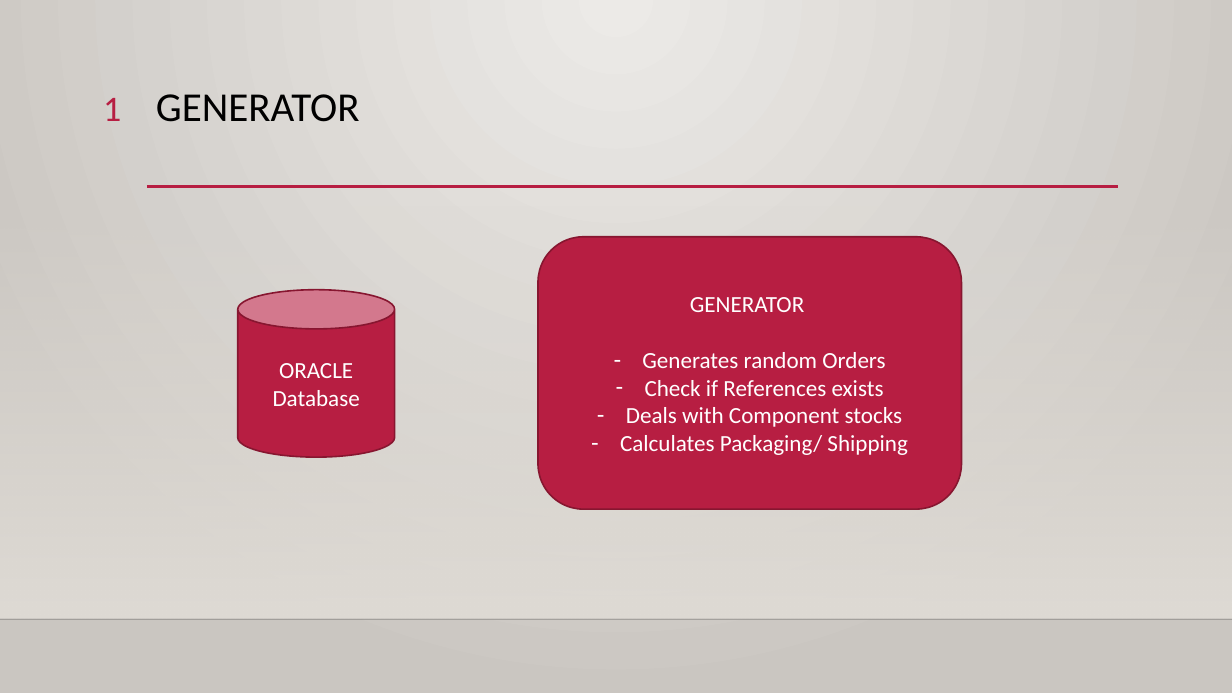
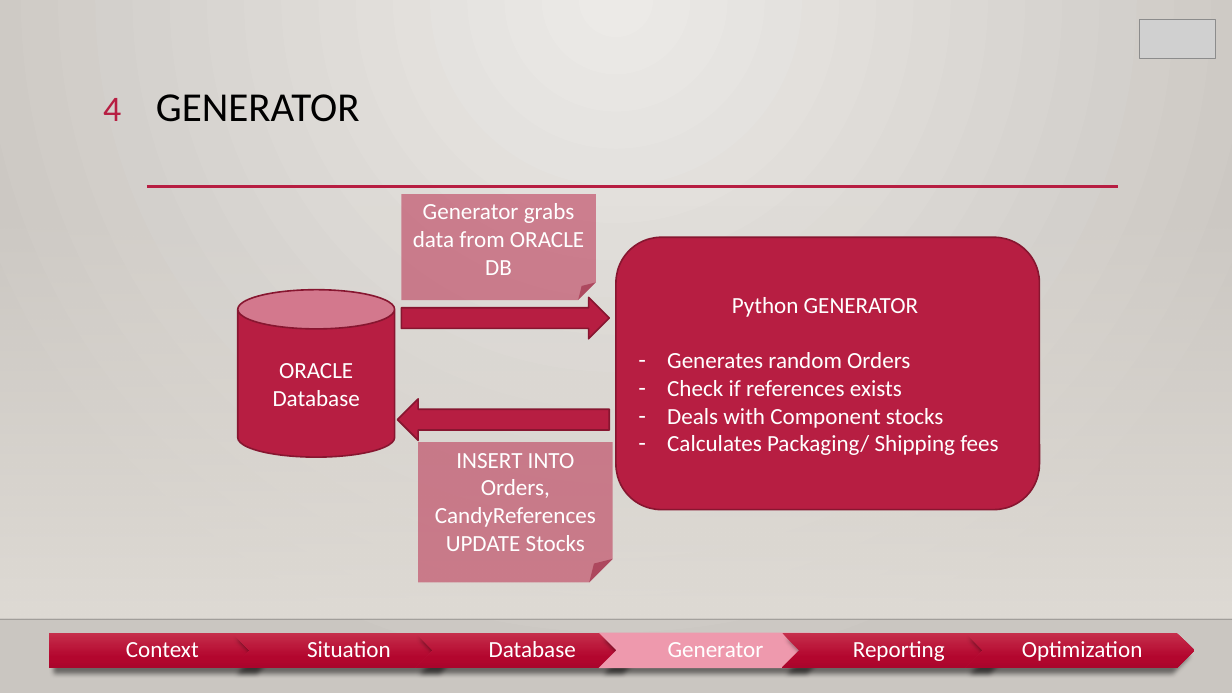
Before and after one commit to DylanCa/BIProject, a slide deck: slide 6 of Project Management/Data-Project.pptx (slide 5 before the commit). Drawn at 1232x693 pixels with LibreOffice and Linux fonts; fonts in the diff are those of the drawing; grey boxes stand for pictures; background and template pictures are left out. Boxes give left, top, right and bottom in pixels: in the first picture for what was removed or moved away, otherwise in the second. Text is boxed around its words. In the diff, an @@ line names an element or a change of style, - is before the commit and + after.

Commit message:
update : pptx final version

```diff
--- a/Project Management/Data-Project.pptx
+++ b/Project Management/Data-Project.pptx
@@ picture added at (1140, 19, 1215, 59) @@
@@ text at (103, 98, 121, 121): text changed @@
-1
+4
@@ folded corner added at (401, 194, 595, 300), fill #B71E42 at 50% opacity, 18 pt, text #FFFFFF @@
+Generator grabs data from ORACLE DB
@@ rounded rectangle "Python GENERATOR": place and size @@
-rounded rectangle "Python GENERATOR" at (538, 237, 961, 509)
+rounded rectangle "Python GENERATOR" at (616, 238, 1040, 510)
@@ right arrow added at (401, 298, 609, 339), fill #B71E42, outline #871631 1.25 pt @@
@@ text in rounded rectangle at (732, 297, 918, 317): text changed @@
-GENERATOR
+Python GENERATOR
@@ text in rounded rectangle at (667, 352, 944, 428): alignment centre to left @@
@@ text in rounded rectangle at (667, 380, 902, 396): text changed @@
-– Check if References exists
+– Check if references exists
@@ left arrow added at (397, 399, 609, 441), fill #B71E42, outline #871631 1.25 pt @@
@@ folded corner added at (419, 443, 613, 583), fill #B71E42 at 50% opacity, 18 pt, text #FFFFFF @@
+INSERT INTO Orders, CandyReferences
+UPDATE Stocks
@@ text in rounded rectangle at (667, 435, 998, 455): text changed @@
-– Calculates Packaging/ Shipping
+– Calculates Packaging/ Shipping fees
@@ group added at (49, 633, 1195, 669): 6 texts, 5 chevrons, 1 pentagon arrow @@
+Context
+Situation
+Database
+Generator
+Reporting
+Optimization
```
Also in this commit, not shown: 3 other slides changed, 7 slides added, 1 slide removed.
